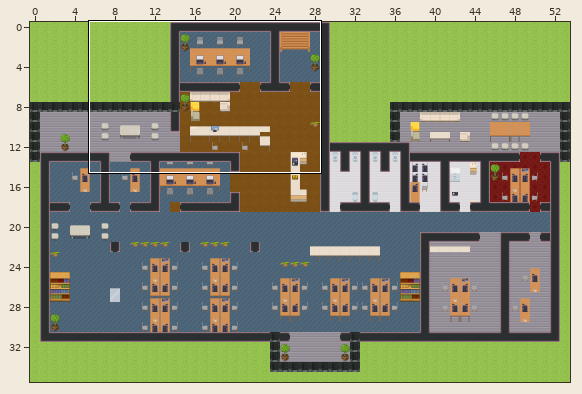
Tiled map (JSON): elunic-office.tmj. The first picture is a wide view before the edit; the outline marks the close-up.
Close-up. Before the edit:
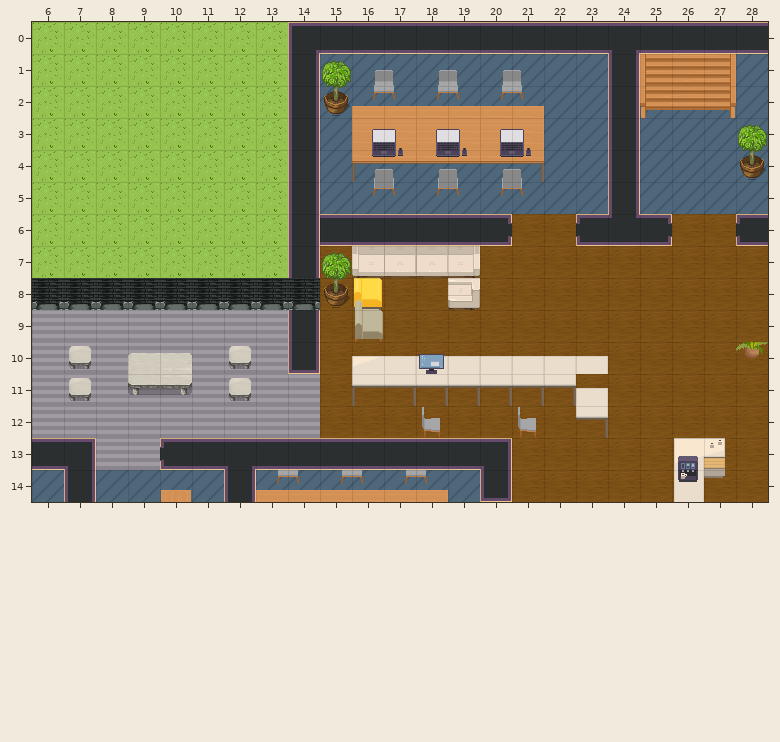
Cells are 32x32 px. Shown: x 6..28, y 0..14. The commit also changed other parts of the map, which this record leaves out.
After the commit:
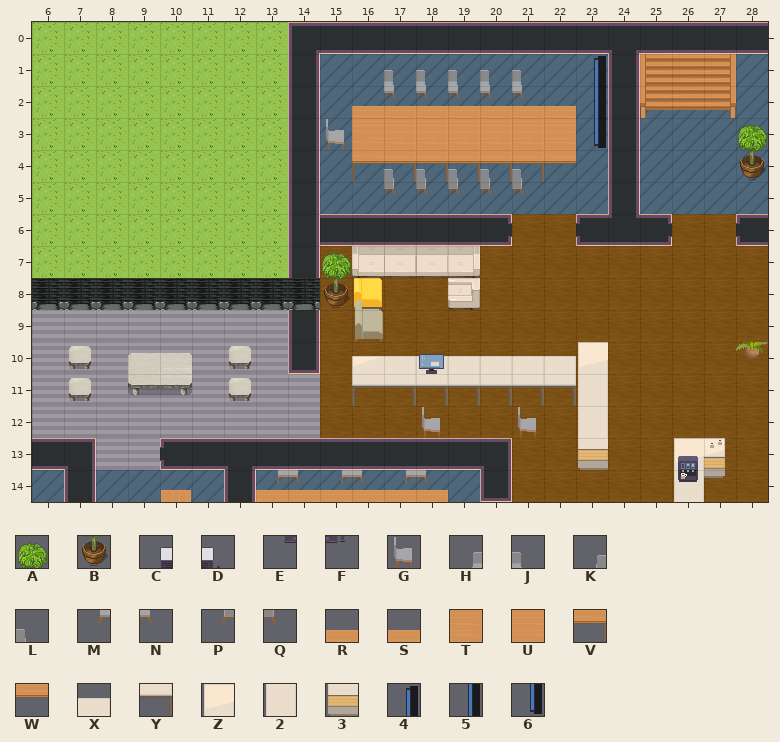
Key: from "WA_Decoration": A 78, B 90; from "WA_Miscellaneous": C 2, D 3, E 12, F 13; from "WA_Seats": G 119, H 121, J 122, K 123, L 124, M 134, N 135, P 136, Q 137; from "WA_Tables": R 1, S 3, T 11, U 13, V 21, W 23, X 41, Y 51, Z 70, 2 80, 3 110; from "elunic_custom": 4 5 flipped left-right, 5 13 flipped left-right, 6 21 flipped left-right.
_ is an empty cell, . an unchanged one.
What changed:
--- layer "furniture/furniture1"
@@ x 15..23 @@
- 1 ........_
- 2 B......._
- 3 ..UUUU.__
- 4 ..WWWW._.
+ 1 ........4
+ 2 _.......5
+ 3 ..TTTT.U6
+ 4 ..VVVV.W.
@@ x 23..23 @@
-10 X
-11 X
-12 Y
-13 _
+10 Z
+11 2
+12 2
+13 3
--- layer "furniture/furniture2"
@@ x 15..20 @@
- 1 AH.H.H
- 2 .M.M.M
- 3 _.....
- 4 .K.K.K
- 5 .P.P.P
+ 1 __.J.J
+ 2 ._.N.N
+ 3 G.....
+ 4 ._.L.L
+ 5 ._.Q.Q
--- layer "furniture/furniture3"
@@ x 16..21 @@
- 3 CDCDCD
- 4 EFEFEF
+ 3 ______
+ 4 ______
--- layer "above/above1"
@@ x 18..22 @@
- 2 S.S._
+ 2 R.R.S
Where, in picture pixels (left, top, right, bottom), the same in both close-ups:
changed: (322, 56, 606, 196)
changed: (576, 342, 608, 470)
